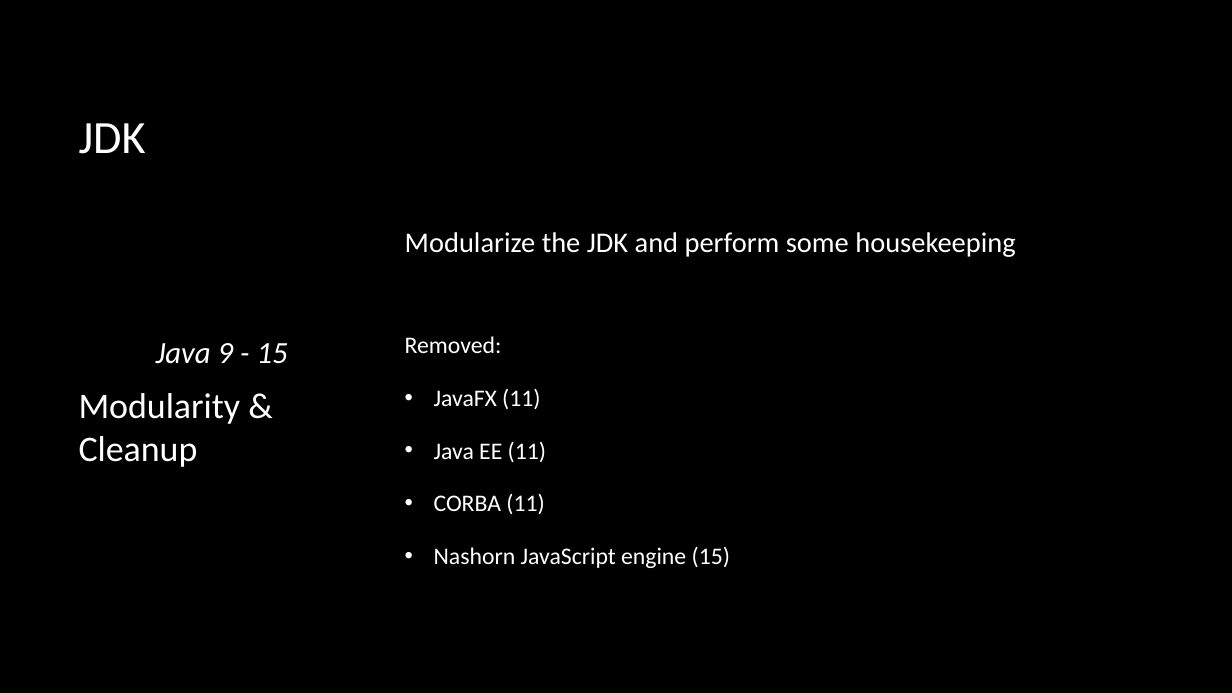
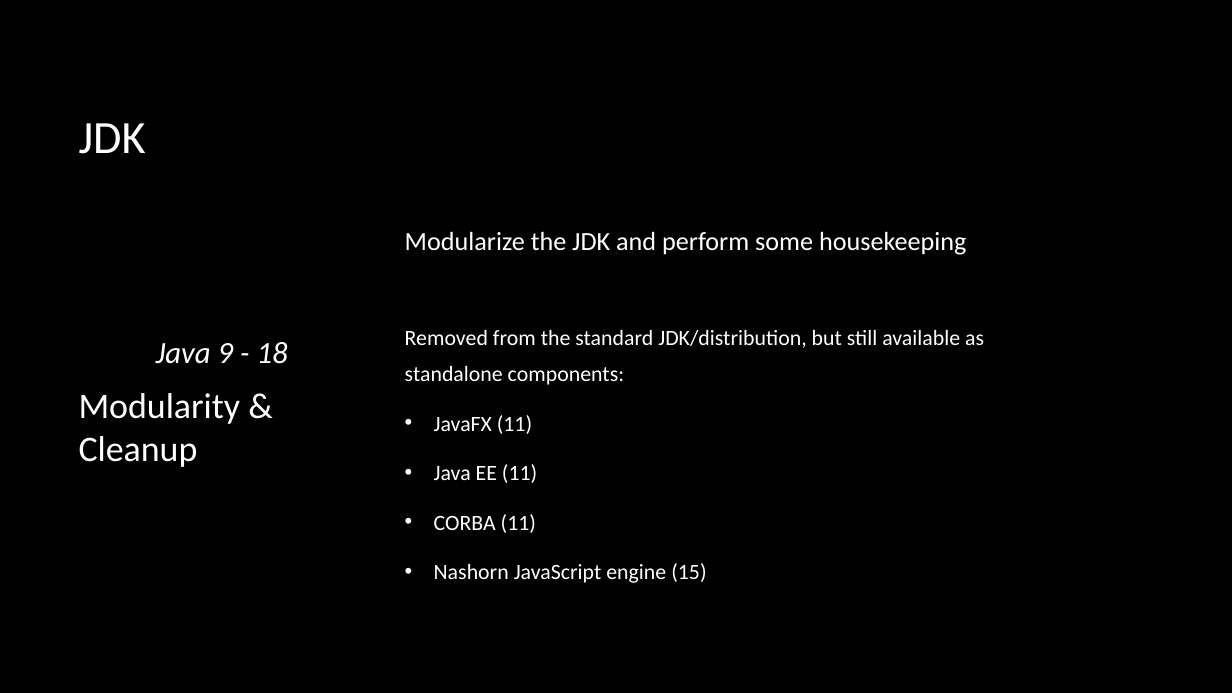
Before and after one commit to macdaddyaz/modern-java, a slide deck: slide 41 of Java 9 and up.pptx (slide 37 before the commit). Drawn at 1232x693 pixels with LibreOffice and Linux fonts; fonts in the diff are those of the drawing; background and template pictures are left out. Boxes give left, top, right and bottom in pixels: in the first picture for what was removed or moved away, otherwise in the second. Text is boxed around its words. In the diff, an @@ line names an element or a change of style, - is before the commit and + after.

Commit message:
Updates for Java to version 18 (with allusions to 19)

```diff
--- a/Java 9 and up.pptx
+++ b/Java 9 and up.pptx
@@ text at (x1=405, y1=231, x2=966, y2=583): size 22.2 to 20.4 pt in "Modularize the JDK and perform some housekeeping"; size 18.5 to 17 pt in "JavaFX (11)", "Java EE (11)", "CORBA (11)", "Nashorn JavaScript engine (15)" @@
@@ text at (x1=156, y1=342, x2=288, y2=364): text changed @@
-Java 9 - 15
+Java 9 - 18
@@ text at (x1=405, y1=330, x2=984, y2=385): text changed; size 18.5 to 17 pt @@
-Removed:
+Removed from the standard JDK/distribution, but still available as standalone components:
```
Also in this commit, not shown: 19 other slides changed, 9 slides added, 3 other files.
